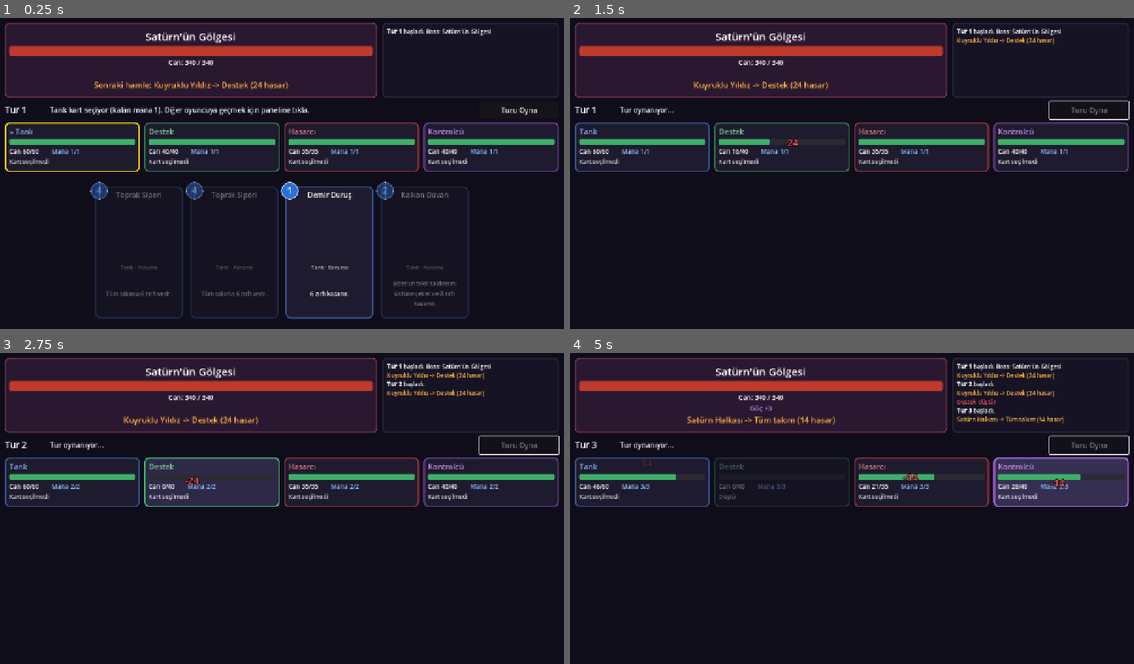
Above: before the commit, frames 1-4 (two rows, left to right).
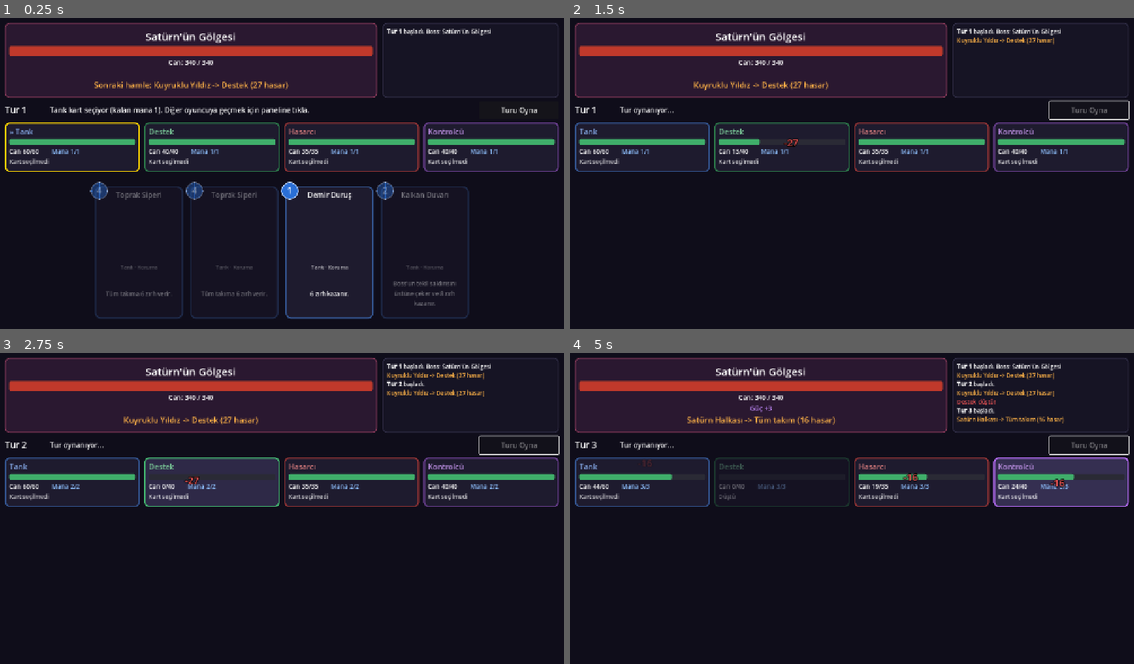
Above: after the commit, the same moments.

Repository: bogacavdar/coop-kart-oyunu
Game: Godot game, scene res://savas.tscn
The game is run twice, just before and just after one commit, with the same random seed, the same clock (stepped at 60 frames per second) and the same inputs.
Inputs (mouse positions are in pixels of both pictures, inside the frame that each line leads up to):
- Up to frame 1 (0.25 s): no input
- Up to frame 2 (1.5 s): click "Turu Oyna" at 0.5 s; move the mouse to (643, 145) at 1.27 s; click (643, 145) at 1.42 s
- Up to frame 3 (2.75 s): click "Turu Oyna" at 2 s
- Up to frame 4 (5 s): move the mouse to (784, 480) at 2.77 s; click (784, 480) at 2.92 s; click "Turu Oyna" at 3.5 s; move the mouse to (919, 480) at 4.27 s; click (919, 480) at 4.42 s

The runs differ from the first frame. In frame 1, less than 0.1% of the frame differs, in the area x 45-47%, y 20-23%; in frame 2, less than 0.1%; in frame 3, less than 0.1%; in frame 4, 0.2%, in the area x 4-91%, y 6-44%.

Commit message:
Denge: boss hasarına son ayar
Co-Authored-By: Claude Opus 5.5 <noreply@anthropic.com>
Claude-Session: https://claude.ai/code/session_01BTyhiEWYueC4ryox9s8zfK

Diff:
--- a/savas/savas_motoru.gd
+++ b/savas/savas_motoru.gd
@@ -256,15 +256,15 @@
 	var zar := rng.randi_range(1, 100)
 	var h := 0
 	if zar <= 45 or tur == 1:
-		h = 24 + boss.guc
+		h = 27 + boss.guc
 		boss.niyet = {"tur": "tekil", "hedef": hedef.no, "hasar": h,
 			"metin": "Kuyruklu Yıldız -> %s (%d hasar)" % [hedef.ad, h]}
 	elif zar <= 65:
-		h = 36 + boss.guc
+		h = 40 + boss.guc
 		boss.niyet = {"tur": "tekil", "hedef": hedef.no, "hasar": h,
 			"metin": "Kara Delik -> %s (%d hasar)" % [hedef.ad, h]}
 	elif zar <= 90:
-		h = 13 + int(boss.guc / 2.0)
+		h = 15 + int(boss.guc / 2.0)
 		boss.niyet = {"tur": "alan", "hasar": h,
 			"metin": "Satürn Halkası -> Tüm takım (%d hasar)" % h}
 	else:
